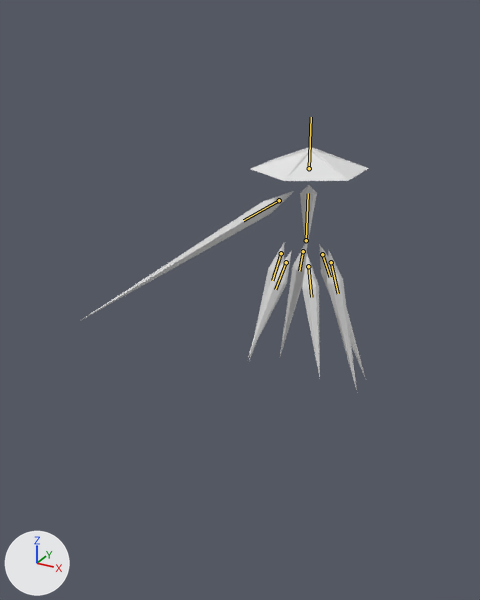
Renders of the glTF model glb_imports/ClarityDressShardsMaster.glb from each side of a commit.
Before and after are seen from a 50 mm camera at (29.8, -70.8, 30.1) aimed at (-9.4, 0.4, -5.5). Lighting does not change. The marker at lower left points along +X, +Y and +Z. The picture after the commit comes second. The bones that bend it are drawn over the model as lines.

Names of what the first picture shows: 'Arm', 'BackLeft', 'BackRight', 'Center', 'FrontLeft', 'FrontRight', 'Hat', 'MiddleLeft', 'MiddleRight'.
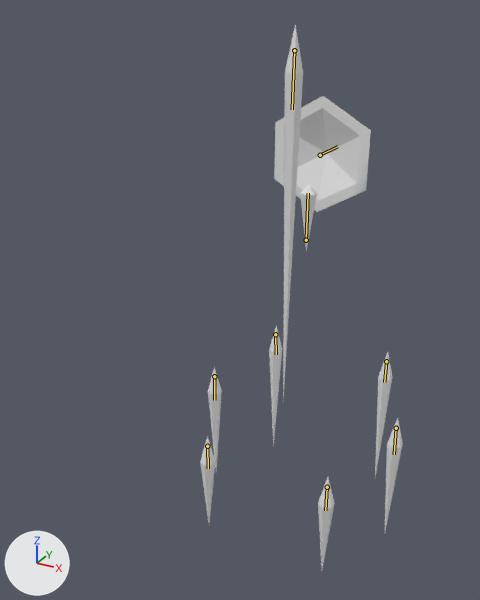
The newer file adds an action. The first version stands in its rest pose; the second is drawn at frame 60 of the action 'RegenShards'.

Pixel boxes (x1, y1, x2, y2) of what changed, in the pictures (480 x 600 px):
'Hat', posed (18% narrower, 244% taller): before (251, 148, 369, 181); after (274, 96, 371, 212)
'Arm', posed (90% narrower, 189% taller): before (80, 191, 294, 321); after (283, 24, 303, 401)
'MiddleLeft', posed (39% narrower, 19% shorter): before (327, 251, 357, 390); after (385, 418, 403, 531)
'FrontLeft', posed (25% shorter): before (302, 254, 320, 377); after (318, 477, 335, 569)
'BackRight', posed (50% narrower, 8% taller): before (280, 244, 307, 356); after (269, 326, 282, 447)
'FrontRight', posed (64% narrower, 17% shorter): before (248, 252, 291, 357); after (200, 436, 215, 523)
'BackLeft', posed (62% narrower, 7% shorter): before (319, 244, 366, 379); after (375, 352, 392, 477)
'MiddleRight', posed (58% narrower, 12% shorter): before (249, 243, 284, 361); after (208, 367, 222, 471)
'Center', posed: before (300, 185, 317, 250); after (300, 185, 317, 251)
bone 'Hat', root to tip: before (309, 168) to (311, 117); after (320, 155) to (337, 146)
bone 'Arm', root to tip: before (279, 200) to (243, 220); after (294, 50) to (292, 109)
bone 'Middle.L', root to tip: before (331, 262) to (338, 293); after (396, 428) to (394, 454)
bone 'Front.L', root to tip: before (308, 266) to (311, 297); after (327, 487) to (325, 510)
bone 'Back.L', root to tip: before (322, 254) to (330, 277); after (386, 361) to (384, 382)
bone 'Middle.R', root to tip: before (281, 253) to (272, 280); after (214, 376) to (214, 400)
bone 'Front.R', root to tip: before (286, 262) to (275, 289); after (207, 446) to (208, 468)
bone 'Back.R', root to tip: before (303, 251) to (299, 271); after (275, 334) to (276, 354)

Patch to the scene script:
```diff
--- a/glb_imports/ClarityDressShardsMaster.glb.py
+++ b/glb_imports/ClarityDressShardsMaster.glb.py
@@ bone_hat @@
 bone_hat = bpy.data.objects['Armature'].pose.bones['Hat']  # child of 'Center'
-bone_hat.location = (0.0, 0.0, 0.0)
-bone_hat.rotation_quaternion = (1.0, 0.0, 0.0, 0.0)  # degrees (0, 0, 0)
+bone_hat.location = (0.0, 1.0, -3.09)
+bone_hat.rotation_quaternion = (0.707, -0.707, 0.0, 0.0)  # degrees (-90, 0, 0)
@@ bone_arm @@
 bone_arm = bpy.data.objects['Armature'].pose.bones['Arm']  # child of 'Center'
-bone_arm.location = (0.0, 0.0, 0.0)
-bone_arm.rotation_quaternion = (1.0, 0.0, 0.0, 0.0)  # degrees (0, 0, 0)
+bone_arm.location = (12.32, -12.7, 5.17)
+bone_arm.rotation_quaternion = (0.595, 0.359, -0.649, 0.309)  # degrees (-15, -96, 72)
@@ bone_middle_l @@
 bone_middle_l = bpy.data.objects['Armature'].pose.bones['Middle.L']
-bone_middle_l.location = (0.0, 0.0, 0.0)
-bone_middle_l.rotation_quaternion = (1.0, 0.0, 0.0, 0.0)  # degrees (0, 0, 0)
+bone_middle_l.location = (-3.66, 22.28, 0.07)
+bone_middle_l.rotation_quaternion = (0.991, 0.001, 0.001, -0.131)  # degrees (0, 0, -15)
@@ bone_front_l @@
 bone_front_l = bpy.data.objects['Armature'].pose.bones['Front.L']
-bone_front_l.location = (0.0, 0.0, 0.0)
-bone_front_l.rotation_quaternion = (1.0, 0.0, 0.0, 0.0)  # degrees (0, 0, 0)
+bone_front_l.location = (-0.35, 26.08, 1.42)
+bone_front_l.rotation_quaternion = (0.983, -0.115, 0.032, -0.139)  # degrees (-14, 2, -16)
@@ bone_back_l @@
 bone_back_l = bpy.data.objects['Armature'].pose.bones['Back.L']
-bone_back_l.location = (0.0, 0.0, 0.0)
-bone_back_l.rotation_quaternion = (1.0, 0.0, 0.0, 0.0)  # degrees (0, 0, 0)
+bone_back_l.location = (-2.77, 19.59, -2.32)
+bone_back_l.rotation_quaternion = (0.983, 0.12, -0.01, -0.139)  # degrees (14, 1, -16)
@@ bone_middle_r @@
 bone_middle_r = bpy.data.objects['Armature'].pose.bones['Middle.R']
-bone_middle_r.location = (0.0, 0.0, 0.0)
-bone_middle_r.rotation_quaternion = (1.0, 0.0, 0.0, 0.0)  # degrees (0, 0, 0)
+bone_middle_r.location = (3.66, 22.28, 0.07)
+bone_middle_r.rotation_quaternion = (0.991, 0.001, -0.001, 0.131)  # degrees (0, 0, 15)
@@ bone_front_r @@
 bone_front_r = bpy.data.objects['Armature'].pose.bones['Front.R']
-bone_front_r.location = (0.0, 0.0, 0.0)
-bone_front_r.rotation_quaternion = (1.0, 0.0, 0.0, 0.0)  # degrees (0, 0, 0)
+bone_front_r.location = (0.35, 26.08, 1.42)
+bone_front_r.rotation_quaternion = (0.983, -0.115, -0.032, 0.139)  # degrees (-14, -2, 16)
@@ bone_back_r @@
 bone_back_r = bpy.data.objects['Armature'].pose.bones['Back.R']
-bone_back_r.location = (0.0, 0.0, 0.0)
-bone_back_r.rotation_quaternion = (1.0, 0.0, 0.0, 0.0)  # degrees (0, 0, 0)
+bone_back_r.location = (2.77, 19.59, -2.32)
+bone_back_r.rotation_quaternion = (0.983, 0.12, 0.01, 0.139)  # degrees (14, -1, 16)
```
